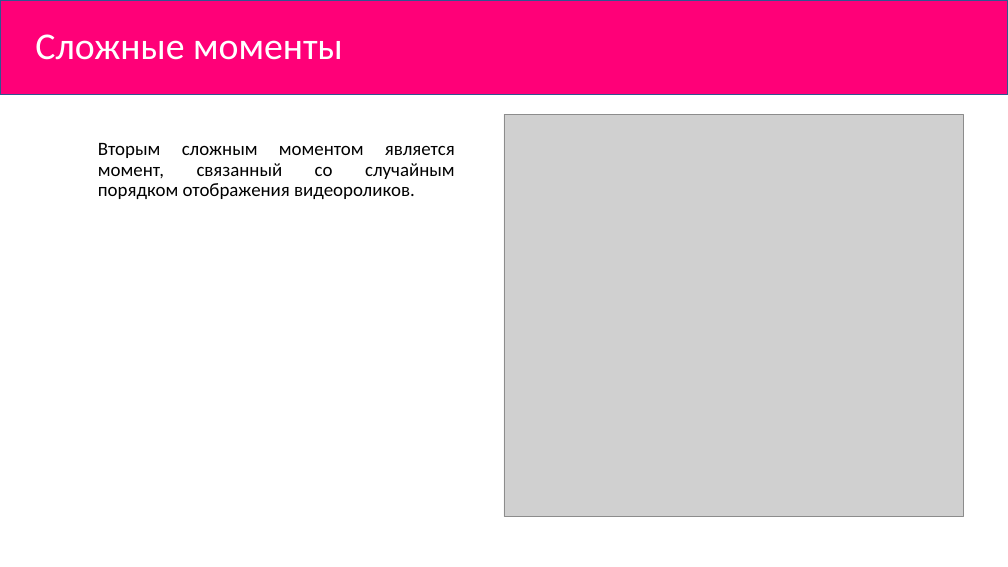
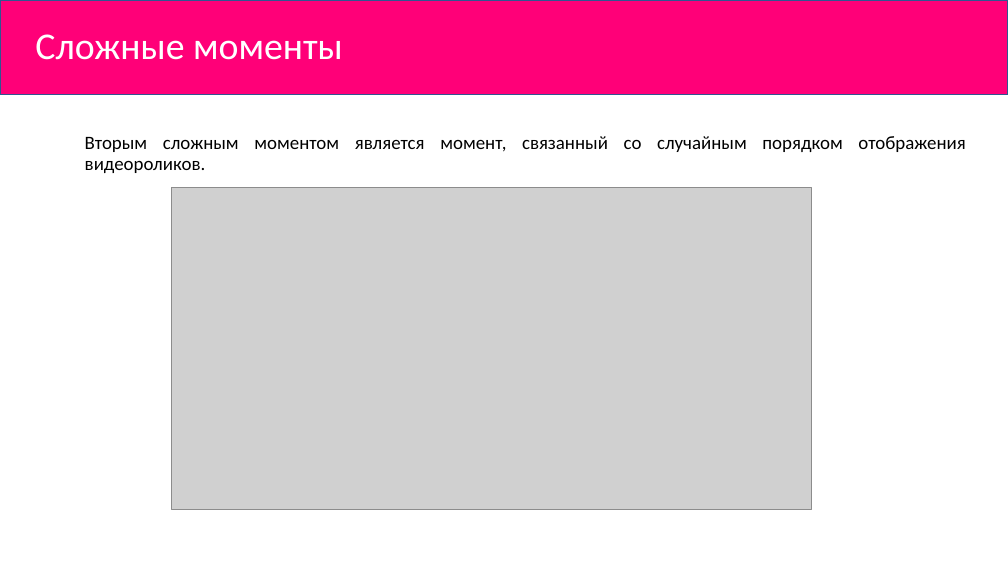
Before and after one commit to KochetkovAlEX/VideoTime, a slide deck: slide 10 of VideoTime.pptx (slide 11 before the commit). Drawn at 1008x567 pixels with LibreOffice and Linux fonts; fonts in the diff are those of the drawing; grey boxes stand for pictures. Boxes give left, top, right and bottom in pixels: in the first picture for what was removed or moved away, otherwise in the second. Text is boxed around its words. In the diff, an @@ line names an element or a change of style, - is before the commit and + after.

```diff
--- a/VideoTime.pptx
+++ b/VideoTime.pptx
@@ picture removed at (x1=504, y1=114, x2=963, y2=517) @@
@@ text "Вторым сложным моментом является момент, ..." rewrapped from (x1=98, y1=143, x2=455, y2=199) to (x1=85, y1=136, x2=965, y2=173) @@
@@ picture added at (x1=172, y1=187, x2=811, y2=509) @@
```
Also in this commit, not shown: 3 other slides changed, 1 slide removed.
